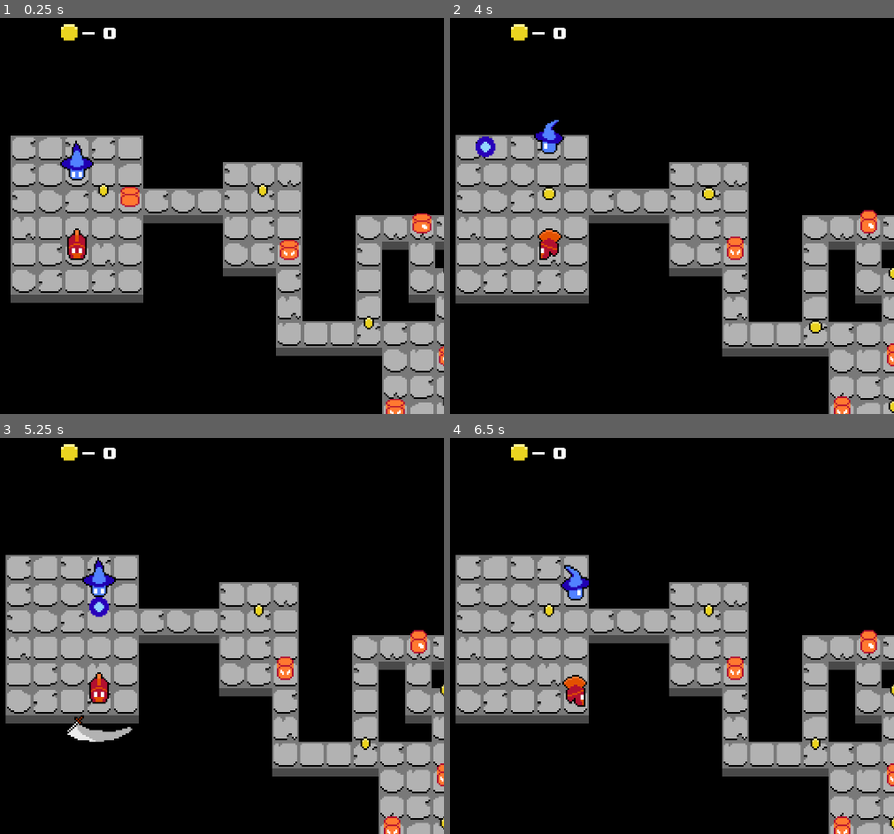
Above: before the commit, frames 1-4 (two rows, left to right).
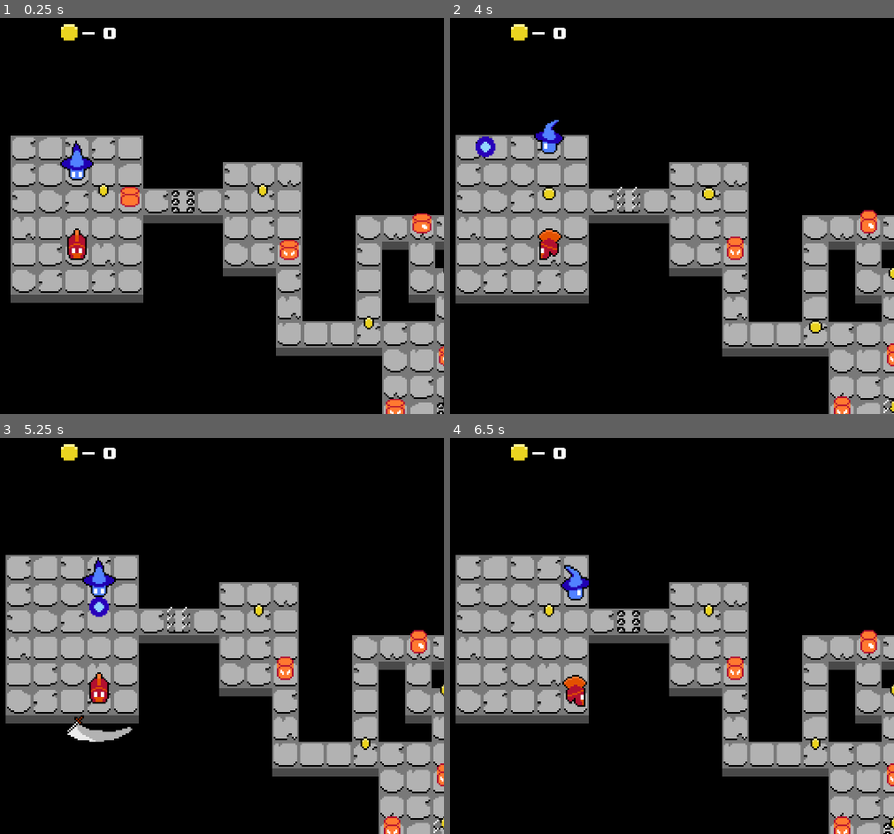
Above: after the commit, the same moments.

Repository: jpsalim21/Swipe-Dungeon
Game: Godot game, scene res://Scenes/Fase2.tscn
Two runs of this game, one before a commit and one after it. Both use one fixed random seed, a clock stepped at 60 frames per second and the inputs below. This scene is started directly instead of the project's main scene.
Inputs:
- Up to frame 1 (0.25 s): no input
- Up to frame 2 (4 s): hold Right (Right) 0.53-1.28 s; hold S (Down) 1.28-2.03 s; hold Right (Right) 2.03-2.78 s; hold W (Up) 2.78-3.53 s; hold A (Left) from 3.53 s (still down)
- Up to frame 3 (5.25 s): release A (Left) at 5.03 s; hold S (Down) from 5.03 s (still down)
- Up to frame 4 (6.5 s): release S (Down) at 5.78 s; hold Right (Right) from 5.78 s (still down)

The runs differ from the first frame. In frame 1, 0.2% of the frame differs, in the area x 38-100%, y 43-100%; in frame 2, 0.2%, in the area x 37-100%, y 42-100%; in frame 3, 0.2%; in frame 4, 0.2%.

Commit message:
Build project

Diff:
--- a/Scenes/Fase2.tscn
+++ b/Scenes/Fase2.tscn
@@ -14,6 +14,7 @@
 [ext_resource type="TileSet" uid="uid://b3udu42yktg3b" path="res://Sprites/Tilesets/Complemento.tres" id="4_glim0"]
 [ext_resource type="AudioStream" uid="uid://10feo1a35kfh" path="res://Sound/08_Step_rock_02.wav" id="5_u0i0j"]
 [ext_resource type="Script" uid="uid://b5bu6rga04uf6" path="res://Scripts/Units/EnemyController.gd" id="6_6m0w8"]
+[ext_resource type="PackedScene" uid="uid://cw1q14nx1aeku" path="res://ObjectScenes/Espinho.tscn" id="9_mnxm3"]
 [ext_resource type="PackedScene" uid="uid://cc26ebpdrlqfm" path="res://ObjectScenes/enemy.tscn" id="14_psxn2"]
 [ext_resource type="AudioStream" uid="uid://dxo140ppp77lf" path="res://Sound/MusicFase.wav" id="18_bld2n"]
 [ext_resource type="PackedScene" uid="uid://blrp5cmheb6aq" path="res://ObjectScenes/Escada.tscn" id="18_glim0"]
@@ -128,6 +129,15 @@
 z_index = -2
 tile_map_data = PackedByteArray("AAADAA8AAAAHAAEAAAAHABAAAAAHAAEAAAD9/wMAAAAHAAEAAAD+/wMAAAAHAAEAAAD//wMAAAAHAAEAAAAAAA …(576 unchanged characters)…
 tile_set = ExtResource("4_glim0")
+
+[node name="Node2D" parent="SceneObjects" instance=ExtResource("9_mnxm3")]
+position = Vector2(56, -8)
+
+[node name="Node2D2" parent="SceneObjects" instance=ExtResource("9_mnxm3")]
+position = Vector2(215, 119)
+
+[node name="Node2D3" parent="SceneObjects" instance=ExtResource("9_mnxm3")]
+position = Vector2(215, 231)
 
 [node name="CameraAnchor" type="Node2D" parent="." node_paths=PackedStringArray("elementos")]
 script = ExtResource("1_dmhxk")
Not shown: 1 places in Scenes/Fase2.tscn that only renumber resources
Not shown, changed: Build/Linux/SwipeDungeon.pck
Not shown, changed: Build/Web/index.html
Not shown, changed: Build/Web/index.pck
